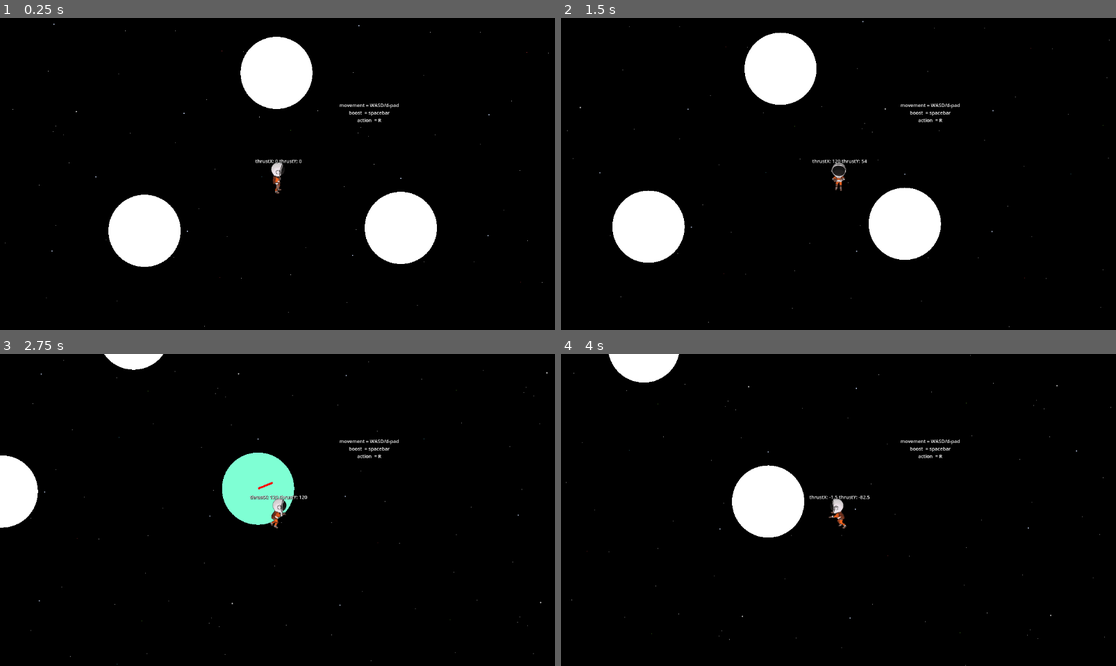
Above: before the commit, frames 1-4 (two rows, left to right).
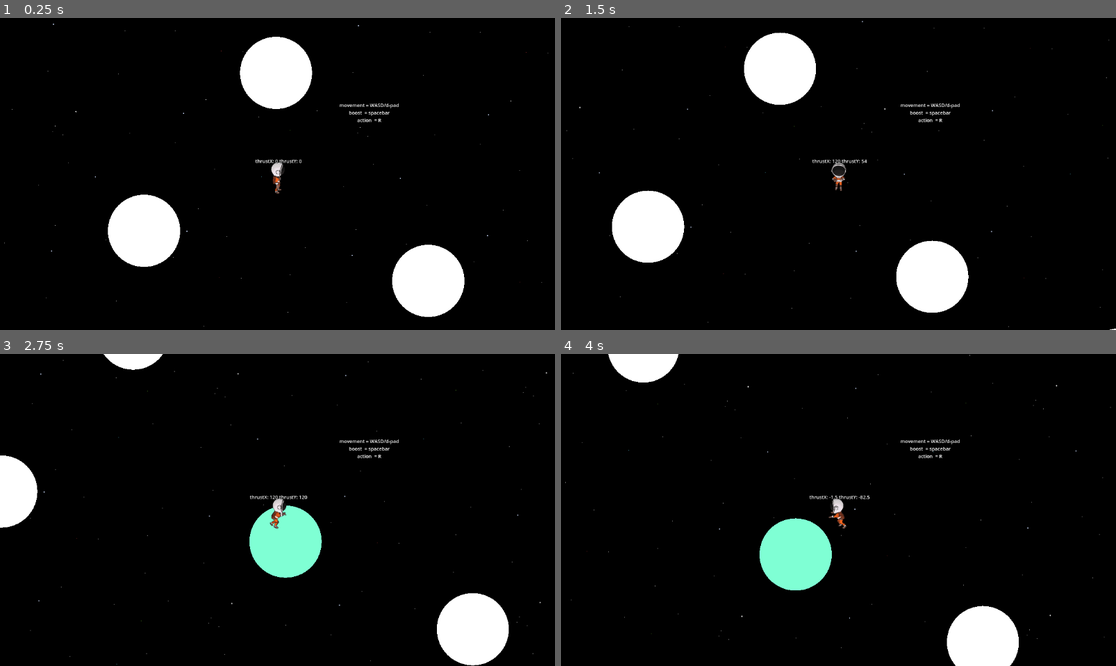
Above: after the commit, the same moments.

Repository: Boladelomo/Brackeys_Game_Jam_2024.2
Game: Godot game, scene res://Scenes/game.tscn
Two runs of this game, one before a commit and one after it. Both use one fixed random seed, a clock stepped at 60 frames per second and the inputs below.
Inputs:
- Up to frame 1 (0.25 s): no input
- Up to frame 2 (1.5 s): tap Enter at 0.5 s; hold D (right) 0.53-1.28 s; hold Space (jump) 0.53-1.28 s; hold S (down) from 1.28 s (still down); tap Space (jump) at 1.35 s
- Up to frame 3 (2.75 s): tap Space (jump) at 1.52, 1.82 s; release S (down) at 2.03 s; hold D (right) from 2.03 s (still down); hold Space (jump) from 2.03 s (still down)
- Up to frame 4 (4 s): release D (right) at 2.78 s; release Space (jump) at 2.78 s; hold W (up) 2.78-3.53 s; tap Space (jump) at 2.85, 3.02, 3.32 s; hold A (left) from 3.53 s (still down); hold Space (jump) from 3.53 s (still down)

The runs differ from the first frame. In frame 1, 4.6% of the frame differs, in the area x 0-99%, y 1-99%; in frame 2, 4.6%; in frame 3, 6.8%, in the area x 0-99%, y 0-100%; in frame 4, 6.8%.
Error after the commit: Parse Error: Preload file "res://asteroid.tscn" does not exist. (res://Scripts/asteroid_manager.gd:5)

Commit message:
refactored asteroid logic

Diff:
--- a/Project/Scenes/game.tscn
+++ b/Project/Scenes/game.tscn
@@ -1,10 +1,11 @@
-[gd_scene load_steps=6 format=3 uid="uid://3n10vjk5eo50"]
+[gd_scene load_steps=7 format=3 uid="uid://3n10vjk5eo50"]
 
-[ext_resource type="Script" path="res://Scenes/game_manager.gd" id="1_5uvxf"]
+[ext_resource type="Script" path="res://Scripts/game_manager.gd" id="1_5uvxf"]
 [ext_resource type="Texture2D" uid="uid://qvjpro8hvj0p" path="res://Assets/stars.png" id="1_56d3n"]
 [ext_resource type="PackedScene" uid="uid://c8tjpkwgpjq7e" path="res://Scenes/asteroid_manager.tscn" id="2_yyxbx"]
 [ext_resource type="PackedScene" uid="uid://drqqsn44i8lko" path="res://Scenes/asteroid.tscn" id="3_4uphc"]
 [ext_resource type="PackedScene" uid="uid://dn0okr010def6" path="res://Scenes/player_controller.tscn" id="4_kgwvj"]
+[ext_resource type="PackedScene" uid="uid://caav5508m325i" path="res://Scenes/player_container.tscn" id="5_1ldun"]
 
 [node name="GameManager" type="Node2D"]
 script = ExtResource("1_5uvxf")
@@ -90,6 +91,19 @@
 position = Vector2(-138, 59)
 
 [node name="Asteroid3" parent="." instance=ExtResource("3_4uphc")]
-position = Vector2(128, 56)
+position = Vector2(157, 111)
 
-[node name="Player" parent="." instance=ExtResource("4_kgwvj")]
+[node name="Asteroid4" parent="." instance=ExtResource("3_4uphc")]
+position = Vector2(-575, -318)
+
+[node name="Asteroid5" parent="." instance=ExtResource("3_4uphc")]
+position = Vector2(572, 320)
+
+[node name="Asteroid6" parent="." instance=ExtResource("3_4uphc")]
+position = Vector2(352, 202)
+scale = Vector2(0.996396, 1)
+
+[node name="PlayerContainer" parent="." instance=ExtResource("5_1ldun")]
+
+[node name="Player" parent="PlayerContainer" instance=ExtResource("4_kgwvj")]
+position = Vector2(1, 0)
--- a/Project/Scenes/game_manager.gd
+++ /dev/null
@@ -1,13 +0,0 @@
-extends Node2D
-
-#loop through child nodes, store the one with a camera2d, return said camera
-
-
-func return_camera() -> Camera2D:
-
-	for child in get_children():
-		for grandchild in child.get_children():
-			if grandchild is Camera2D:
-				print("camera found: " + grandchild.name)
-				return grandchild
-	return
--- /dev/null
+++ b/Project/Scenes/player_container.tscn
@@ -0,0 +1,41 @@
+[gd_scene load_steps=4 format=3 uid="uid://caav5508m325i"]
+
+[ext_resource type="Script" path="res://Scripts/player_container.gd" id="1_qc8b5"]
+
+[sub_resource type="RectangleShape2D" id="RectangleShape2D_tcw8m"]
+size = Vector2(336.267, 6.14838)
+
+[sub_resource type="RectangleShape2D" id="RectangleShape2D_0mpvu"]
+size = Vector2(35.6656, 21.358)
+
+[node name="PlayerContainer" type="Node" node_paths=PackedStringArray("spawns")]
+script = ExtResource("1_qc8b5")
+spawns = [NodePath("SpawnPointUpper"), NodePath("SpawnPointLeft"), NodePath("SpawnPointRight"), NodePath("SpawnPointLower")]
+
+[node name="SpawnPointUpper" type="Area2D" parent="."]
+position = Vector2(1, -675)
+
+[node name="CollisionShape2D" type="CollisionShape2D" parent="SpawnPointUpper"]
+scale = Vector2(4.85711, 32.3431)
+shape = SubResource("RectangleShape2D_tcw8m")
+
+[node name="SpawnPointLower" type="Area2D" parent="."]
+position = Vector2(1, 729)
+
+[node name="CollisionShape2D" type="CollisionShape2D" parent="SpawnPointLower"]
+scale = Vector2(4.85711, 32.3431)
+shape = SubResource("RectangleShape2D_tcw8m")
+
+[node name="SpawnPointLeft" type="Area2D" parent="."]
+position = Vector2(-1112, 0)
+
+[node name="CollisionShape2D" type="CollisionShape2D" parent="SpawnPointLeft"]
+scale = Vector2(4.59759, 54.4991)
+shape = SubResource("RectangleShape2D_0mpvu")
+
+[node name="SpawnPointRight" type="Area2D" parent="."]
+position = Vector2(1170, 0)
+
+[node name="CollisionShape2D" type="CollisionShape2D" parent="SpawnPointRight"]
+scale = Vector2(4.59759, 54.4991)
+shape = SubResource("RectangleShape2D_0mpvu")
--- a/Project/Scripts/Sidescroller.gd
+++ b/Project/Scripts/Sidescroller.gd
@@ -83,3 +83,4 @@
 	#print(velocity.x)
 	velocity.y += boost_thrust * Input.get_axis("up", "down")
 	#print(velocity.y)
+	print(position)
--- a/Project/Scripts/asteroid.gd
+++ b/Project/Scripts/asteroid.gd
@@ -19,8 +19,8 @@
 	collision_shape_2d.shape.radius = safe_radius
 	collision_shape_2d.position = position
 	queue_redraw()
-	print(collision_shape_2d.shape.radius)
-	print(position)
+	#print(collision_shape_2d.shape.radius)
+	#print(position)
 
 # Called every frame. 'delta' is the elapsed time since the previous frame.
 func _process(delta: float) -> void:
@@ -32,14 +32,14 @@
 func _draw() -> void:
 	draw_circle(position, safe_radius, current_color)
 	#draw_line(position, Vector2.UP * safe_radius, Color.WHITE, 2.0, false)
-	if collided and target_position:
-		draw_line(target_position, position, Color.RED, 4.0, false)
+	#if collided and target_position:
+		#draw_line(target_position, position, Color.RED, 4.0, false)
 
 #TODO: change logic for a fully encased player, maybe a smaller inner collider after cracking the asteroid with the tool
 func _on_body_entered(body: Node2D) -> void:
 	if body.name == "Player": #TODO: use another way to ID the player, avoid hardcoded strings
-		print("player X: " + str(body.position.x) + ", player Y: " + str(body.position.y))
-		print("asteroid X: " + str(position.x) + ", asteroid Y: " + str(position.y))
+		#print("player X: " + str(body.position.x) + ", player Y: " + str(body.position.y))
+		#print("asteroid X: " + str(position.x) + ", asteroid Y: " + str(position.y))
 		current_color = safe_color
 		collided = true
 		target_position = body.position
--- a/Project/Scripts/asteroid_manager.gd
+++ b/Project/Scripts/asteroid_manager.gd
@@ -1,13 +1,28 @@
 extends Node
 
-@onready var camera : Camera2D = get_parent().return_camera()
-@onready var level_bounds : PackedVector2Array
-var screen_margin := 200.0
+enum AsteroidClass { MICRO, PROJECTILE, SHELTER }
+
+const asteroid = preload("res://asteroid.tscn")
+const ASTEROID_AMOUNT := 50
+const SHELTER_AMOUUNT := 5
+
+@onready var asteroids : Array[Area2D]
+@onready var shelter_pool : Array[Area2D] : get = _get_asteroids
+
+func _get_asteroids():
+	pass
 
 #TODO: list of asteroids of different sizes
 
 #TODO: setting asteroid speed, rotation and spawn position,
 
 #TODO: storm patterns (timers, points of entry (plural?) and directions)
-func set_outer_bounds():
-	var temp = get_viewport().canvas_transform.origin
+
+func _ready():
+	asteroids.resize(ASTEROID_AMOUNT)
+	print("Hello")
+
+func fill_asteroid_array(array, length):
+	for i in length:
+		#array[i] =
+		pass
--- /dev/null
+++ b/Project/Scripts/game_manager.gd
@@ -0,0 +1,22 @@
+extends Node2D
+
+@onready var game_manager: Node2D = $"."
+
+@onready var player_container: Node = $PlayerContainer : get = _get_player_container
+
+func _get_player_container():
+	return player_container
+
+@onready var asteroid_manager: Node = $AsteroidManager : get = _get_asteroid_manager
+
+func _get_asteroid_manager():
+	return asteroid_manager
+
+func return_camera() -> Camera2D:
+
+	for child in get_children():
+		for grandchild in child.get_children():
+			if grandchild is Camera2D:
+				print("camera found: " + grandchild.name)
+				return grandchild
+	return
--- /dev/null
+++ b/Project/Scripts/player_container.gd
@@ -0,0 +1,14 @@
+extends Node
+
+@onready var spawns : Array[Area2D] : get = _get_spawn_points
+
+func _get_spawn_points():
+	var index := 0
+	for spawn in get_children():
+		spawns.insert(index, spawn)
+		++index
+		if index > get_child_count():
+			index = get_child_count()
+	print("total asteroid spawns: ")
+	print(spawns.size())
+	return spawns
